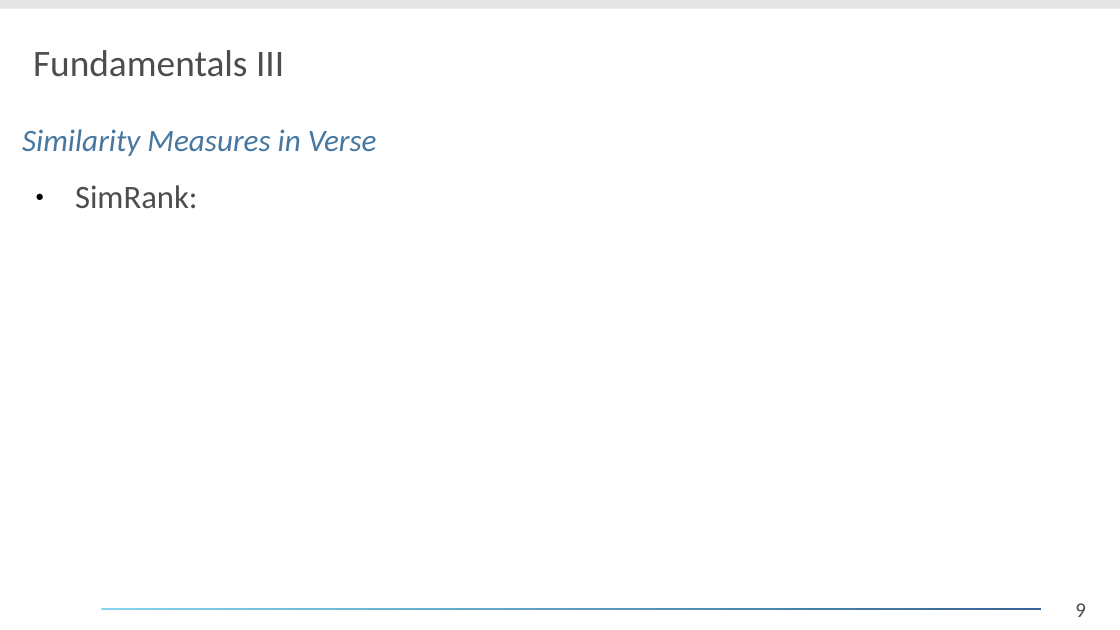
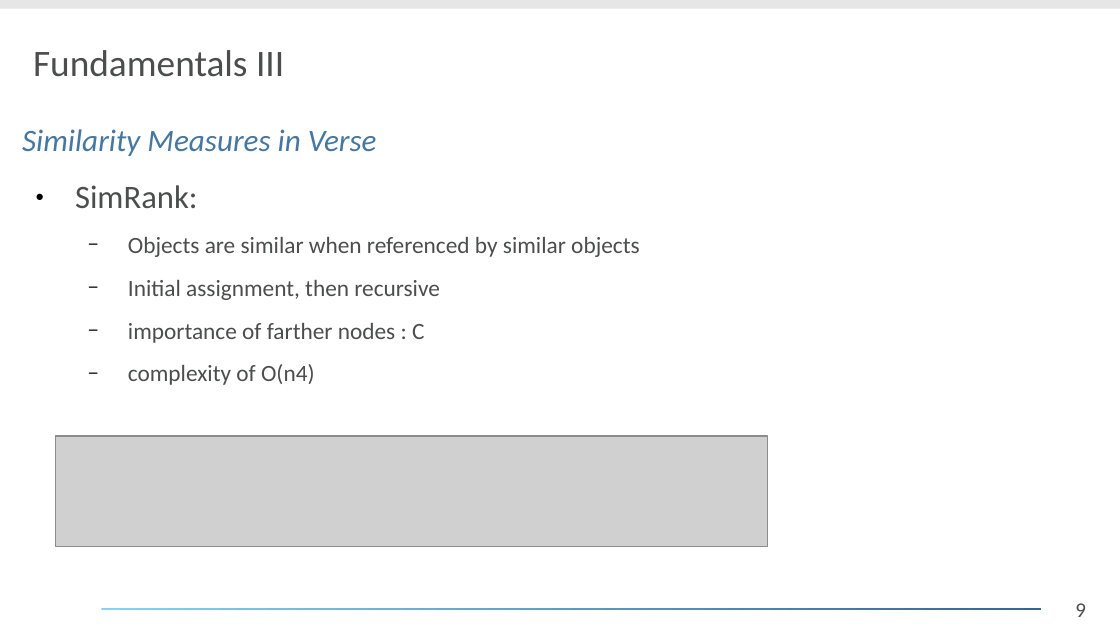
Before and after one commit to daelmo/DB2GraphGenerator, a slide deck: slide 9 of presentation/Analyse_eines_Forschungsthemas.odp. Drawn at 1120x630 pixels with LibreOffice and Linux fonts; fonts in the diff are those of the drawing; grey boxes stand for pictures; background and template pictures are left out. Boxes give left, top, right and bottom in pixels: in the first picture for what was removed or moved away, otherwise in the second. Text is boxed around its words. In the diff, an @@ line names an element or a change of style, - is before the commit and + after.

```diff
--- a/presentation/Analyse_eines_Forschungsthemas.odp
+++ b/presentation/Analyse_eines_Forschungsthemas.odp
@@ text at [128, 237, 639, 385]: paragraphs added @@
+  − Objects are similar when referenced by similar objects
+  − Initial assignment, then recursive
+  − importance of farther nodes : C
+  − complexity of O(n4)
@@ picture added at [56, 436, 767, 547] @@
```
Also in this commit, not shown: 5 other slides changed, 1 slide added, 8 other files.
